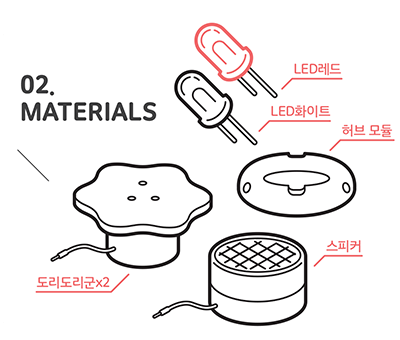
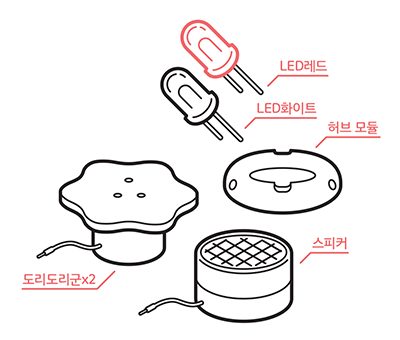
Layer changes from the first 400px x 340px image to the second:
painted on "doridori_elec_m" over [3, 19, 395, 327]
